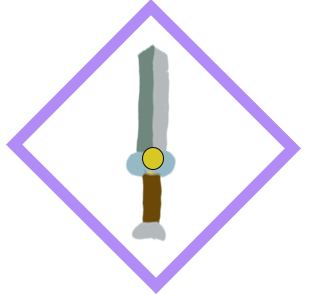
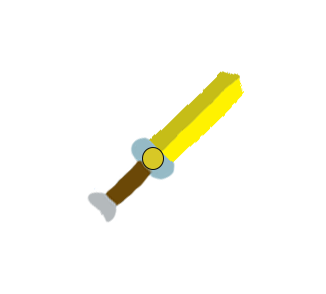
Layers edited between the first and the second 326 × 294 image:
hid "Rectangle 1" over (6, 0, 301, 294)
added layer "Layer 4" above "Layer 3" over (86, 71, 244, 224)
hid "Layer 3", painted on it over (86, 44, 239, 242)
